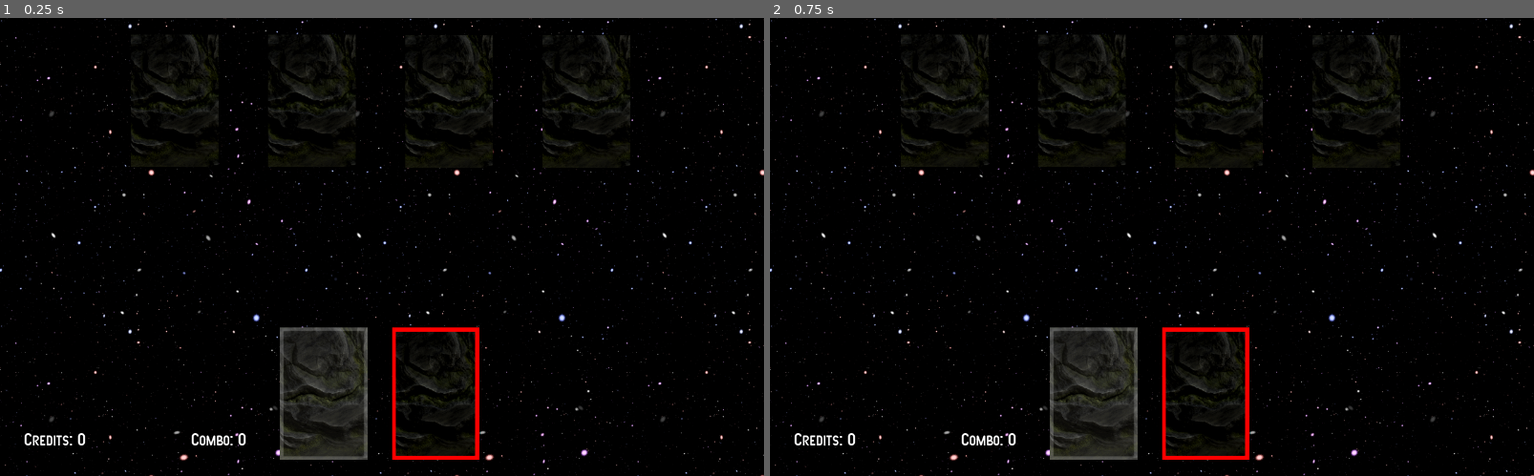
Above: before the commit, frames 1-2 (left to right).
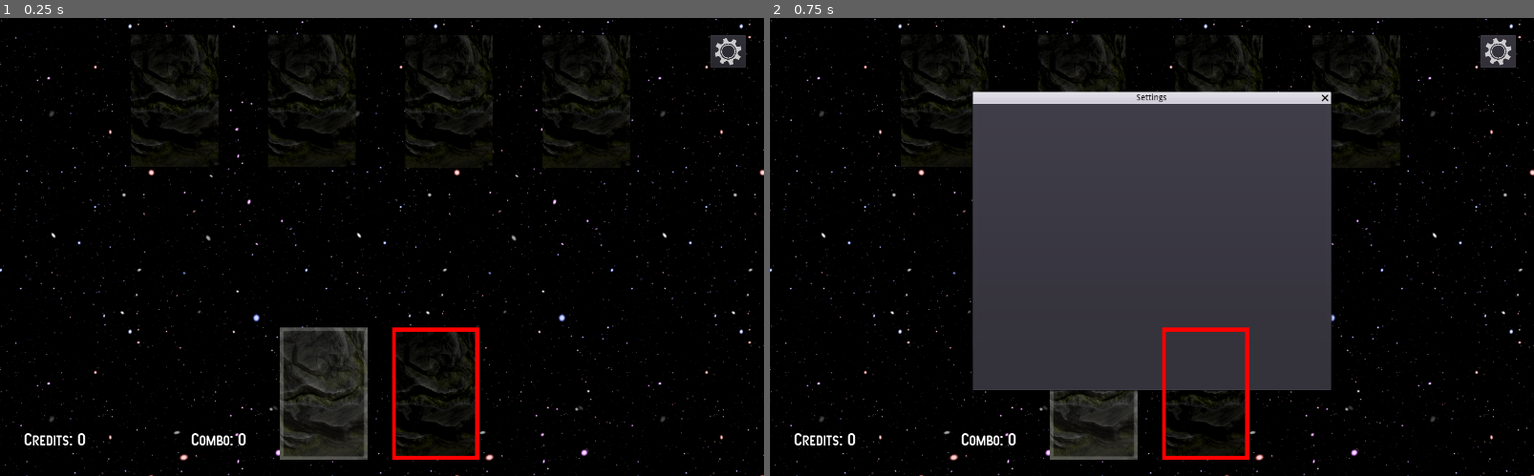
Above: after the commit, the same moments.

Repository: imekon/the-sun-and-the-moon
Game: Godot game, scene res://scenes/Main.tscn
Two runs of this game, one before a commit and one after it. Both use one fixed random seed, a clock stepped at 60 frames per second and the inputs below.
Inputs (mouse positions are in pixels of both pictures, inside the frame that each line leads up to):
- Up to frame 1 (0.25 s): no input
- Up to frame 2 (0.75 s): click (1495, 50) at 0.52 s

The runs differ from the first frame. In frame 1, 0.3% of the frame differs, in the area x 93-98%, y 3-11%; in frame 2, 30%, in the area x 26-98%, y 3-82%.
Error before the commit: Invalid get index 'SUN' (on base: 'Node (Globals.gd)'). (res://scripts/Main.gd:112)
Error after the commit: Invalid get index 'SUN' (on base: 'Node (Globals.gd)'). (res://scripts/Main.gd:115)

Commit message:
add settings
but popup is under a card?

Diff:
--- a/scenes/Main.tscn
+++ b/scenes/Main.tscn
@@ -1,10 +1,11 @@
-[gd_scene load_steps=7 format=2]
+[gd_scene load_steps=8 format=2]
 
 [ext_resource path="res://scripts/Main.gd" type="Script" id=1]
 [ext_resource path="res://images/starfield.png" type="Texture" id=2]
 [ext_resource path="res://scenes/DarkCard.tscn" type="PackedScene" id=3]
 [ext_resource path="res://scenes/Selection.tscn" type="PackedScene" id=4]
 [ext_resource path="res://fonts/SF Atarian System.ttf" type="DynamicFontData" id=5]
+[ext_resource path="res://images/cog.png" type="Texture" id=6]
 
 [sub_resource type="DynamicFont" id=1]
 
@@ -102,3 +103,50 @@
 percent_visible = 1.0
 lines_skipped = 0
 max_lines_visible = -1
+
+[node name="SettingsButton" type="Button" parent="."]
+modulate = Color( 1, 1, 1, 0.752941 )
+anchor_left = 0.0
+anchor_top = 0.0
+anchor_right = 0.0
+anchor_bottom = 0.0
+margin_left = 1190.0
+margin_top = 29.0
+margin_right = 1250.0
+margin_bottom = 83.0
+rect_pivot_offset = Vector2( 0, 0 )
+rect_clip_content = false
+focus_mode = 2
+mouse_filter = 0
+mouse_default_cursor_shape = 0
+size_flags_horizontal = 1
+size_flags_vertical = 1
+toggle_mode = false
+enabled_focus_mode = 2
+shortcut = null
+group = null
+icon = ExtResource( 6 )
+flat = false
+align = 1
+
+[node name="SettingsDialog" type="WindowDialog" parent="."]
+visible = false
+anchor_left = 0.0
+anchor_top = 0.0
+anchor_right = 0.0
+anchor_bottom = 0.0
+margin_left = 300.0
+margin_top = 200.0
+margin_right = 900.0
+margin_bottom = 680.0
+rect_pivot_offset = Vector2( 0, 0 )
+rect_clip_content = false
+mouse_filter = 0
+mouse_default_cursor_shape = 0
+size_flags_horizontal = 1
+size_flags_vertical = 1
+popup_exclusive = false
+window_title = "Settings"
+resizable = false
+
+[connection signal="pressed" from="SettingsButton" to="." method="on_settings_pressed"]
--- a/scripts/Main.gd
+++ b/scripts/Main.gd
@@ -1,4 +1,6 @@
 extends Node2D
+
+const UPPERMOST = 10
 
 onready var pile1 = $Card1
 onready var pile2 = $Card2
@@ -12,6 +14,7 @@
 
 onready var creditsLabel = $CreditsLabel
 onready var comboLabel = $ComboLabel
+onready var settingsDialog = $SettingsDialog
 
 onready var SunCard = load("res://scenes/SunCard.tscn")
 onready var MoonCard = load("res://scenes/MoonCard.tscn")
@@ -138,7 +141,7 @@
 	active = pack[0]
 	pack.remove(0)
 
-	active.z_index = 100
+	active.z_index = UPPERMOST
 	active.position = active_pile.position
 
 func process_selection():
@@ -184,7 +187,7 @@
 	Globals.selected_card.position = active.position
 	active.z_index = 0
 	active = Globals.selected_card
-	active.z_index = 100
+	active.z_index = UPPERMOST
 	Globals.clear_selected()
 	var battle = process_battle(active_suit, selected_suit)
 	match battle:
@@ -225,3 +228,6 @@
 func on_discard_click():
 	if !pack.empty():
 		display_card()
+
+func on_settings_pressed():
+	settingsDialog.popup_centered()
Binary file added: images/cog.png
Not shown, added: images/cog.png.import
